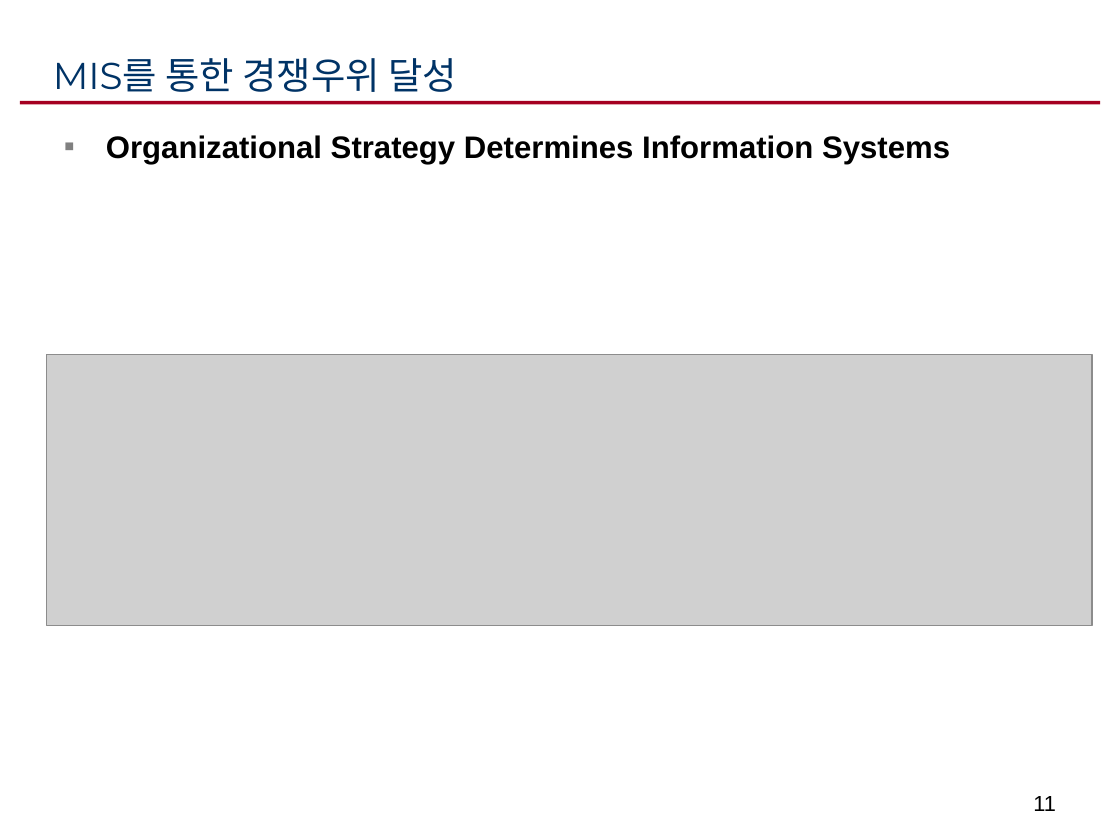
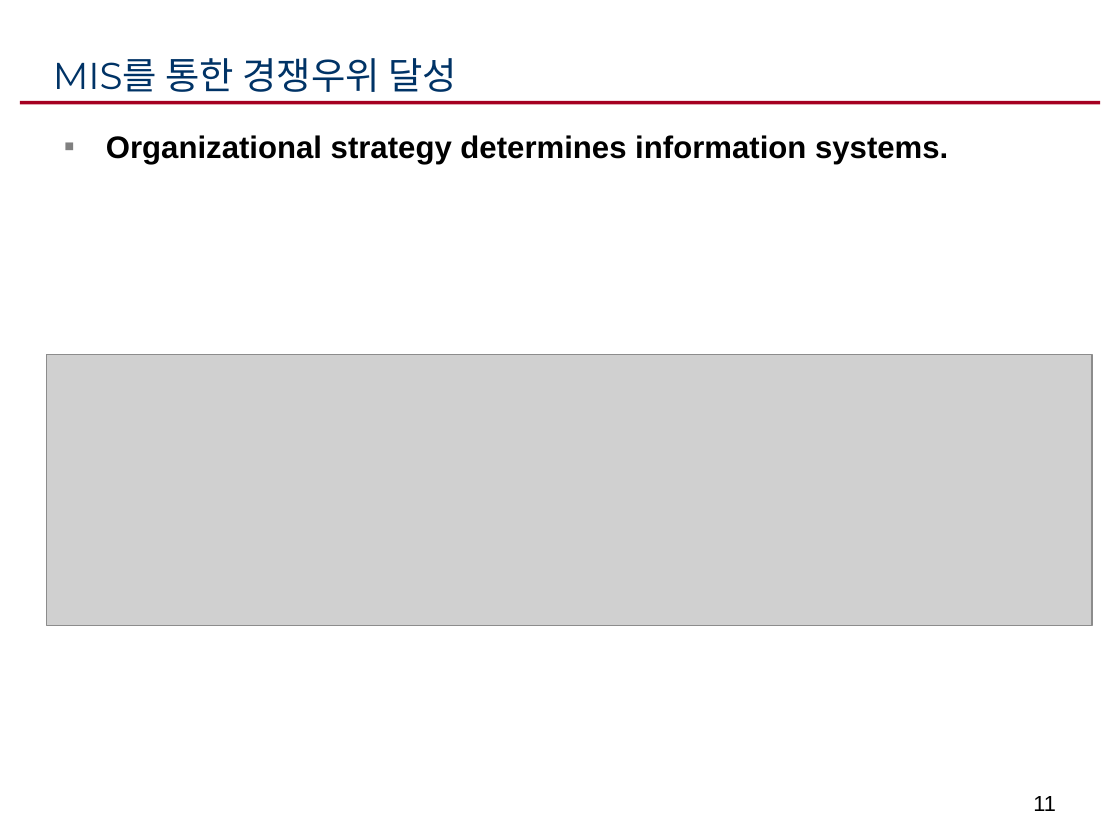
Before and after one commit to ikelab/courses, a slide deck: slide 11 of iie2016/mis1.ppt. Drawn at 1120x840 pixels with LibreOffice and Linux fonts; fonts in the diff are those of the drawing; grey boxes stand for pictures. Boxes give left, top, right and bottom in pixels: in the first picture for what was removed or moved away, otherwise in the second. Text is boxed around its words. In the diff, an @@ line names an element or a change of style, - is before the commit and + after.

```diff
--- a/iie2016/mis1.ppt
+++ b/iie2016/mis1.ppt
@@ text at bbox=[106, 135, 948, 164]: text changed @@
-▪ Organizational Strategy Determines Information Systems
+▪ Organizational strategy determines information systems.
```
Also in this commit, not shown: 8 other slides changed, 1 slide removed, 1 other file.
